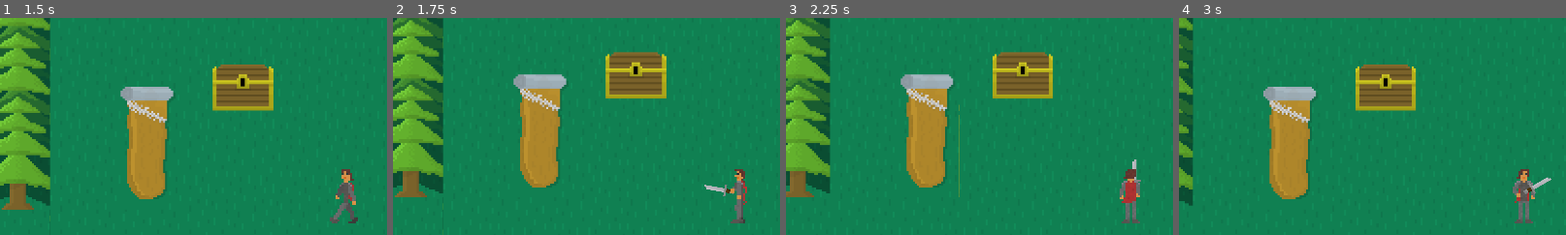
Above: before the commit, frames 1-4 (left to right).
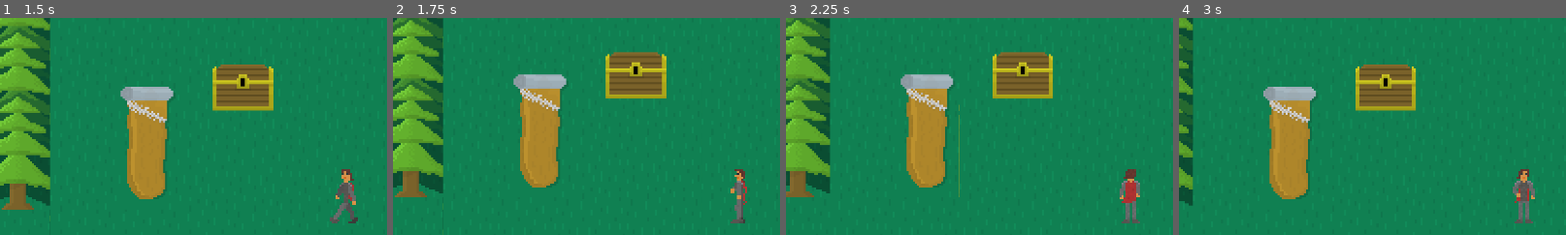
Above: after the commit, the same moments.

Repository: Flying-Octopus-Team/New-Lands
Game: Godot game, scene res://Hub/Hub.tscn
The game is run twice, just before and just after one commit, with the same random seed, the same clock (stepped at 60 frames per second) and the same inputs. The engine's default icon, where the game draws it, is replaced by a stand-in: a white triangle on a blue panel in a dark square.
Inputs (mouse positions are % of the whole screen's width and height, from its top left):
- Up to frame 1 (1.5 s): tap Enter (ui_accept) at 0.5, 0.77, 0.8, 1.07, 1.35 s; move the mouse to (72, 45) at 0.52 s; hold Right (ui_right) 0.53-1.28 s; click (72, 45) at 0.6 s; move the mouse to (30, 55) at 1.27 s; hold Down (ui_down) from 1.28 s (still down)
- Up to frame 2 (1.75 s): keep holding Down (ui_down); tap Enter (ui_accept) at 1.52 s; click (30, 55) at 1.55 s
- Up to frame 3 (2.25 s): tap Enter (ui_accept) at 1.82 s; move the mouse to (60, 28) at 2.02 s; release Down (ui_down) at 2.03 s; hold Right (ui_right) from 2.03 s (still down); click (60, 28) at 2.1 s
- Up to frame 4 (3 s): tap Enter (ui_accept) at 2.3 s; move the mouse to (45, 70) at 2.77 s; release Right (ui_right) at 2.78 s; hold Up (ui_up) from 2.78 s (still down); click (45, 70) at 2.85 s
The pictures show only the part of the screen within x 6-56%, y 10-60%; the shares and areas given below are measured in that part.

Frame 1 is identical in both runs. In frame 2, 0.1% of the frame differs, in the area x 80-88%, y 76-83%; in frame 3, less than 0.1%; in frame 4, 0.2%, in the area x 88-97%, y 73-82%.
Error after the commit: Attempt to call function 'set' in base 'null instance' on a null instance. (res://Entities/Player/Player.gd:58)

Commit message:
Items now drop from enemies
Can be picked up by pressing space

Diff:
--- a/Assets/Tilesets/tileset_area1.tres
+++ b/Assets/Tilesets/tileset_area1.tres
@@ -30,6 +30,11 @@
 0/tile_mode = 0
 0/occluder_offset = Vector2( 0, 0 )
 0/navigation_offset = Vector2( 0, 0 )
+0/shape_offset = Vector2( 0, 0 )
+0/shape_transform = Transform2D( 1, 0, 0, 1, 0, 0 )
+0/shape = SubResource( 1 )
+0/shape_one_way = false
+0/shape_one_way_margin = 1.0
 0/shapes = [ {
 "autotile_coord": Vector2( 0, 0 ),
 "one_way": false,
@@ -46,6 +51,11 @@
 1/tile_mode = 0
 1/occluder_offset = Vector2( 0, 0 )
 1/navigation_offset = Vector2( 0, 0 )
+1/shape_offset = Vector2( 0, 0 )
+1/shape_transform = Transform2D( 1, 0, 0, 1, 0, 0 )
+1/shape = SubResource( 2 )
+1/shape_one_way = false
+1/shape_one_way_margin = 1.0
 1/shapes = [ {
 "autotile_coord": Vector2( 0, 0 ),
 "one_way": false,
@@ -62,6 +72,11 @@
 2/tile_mode = 0
 2/occluder_offset = Vector2( 0, 0 )
 2/navigation_offset = Vector2( 0, 0 )
+2/shape_offset = Vector2( 0, 0 )
+2/shape_transform = Transform2D( 1, 0, 0, 1, 0, 0 )
+2/shape = SubResource( 3 )
+2/shape_one_way = false
+2/shape_one_way_margin = 1.0
 2/shapes = [ {
 "autotile_coord": Vector2( 0, 0 ),
 "one_way": false,
@@ -78,6 +93,11 @@
 3/tile_mode = 0
 3/occluder_offset = Vector2( 0, 0 )
 3/navigation_offset = Vector2( 0, 0 )
+3/shape_offset = Vector2( 0, 0 )
+3/shape_transform = Transform2D( 1, 0, 0, 1, 0, 0 )
+3/shape = SubResource( 4 )
+3/shape_one_way = false
+3/shape_one_way_margin = 1.0
 3/shapes = [ {
 "autotile_coord": Vector2( 0, 0 ),
 "one_way": false,
@@ -94,6 +114,11 @@
 4/tile_mode = 0
 4/occluder_offset = Vector2( 0, 0 )
 4/navigation_offset = Vector2( 0, 0 )
+4/shape_offset = Vector2( 0, 0 )
+4/shape_transform = Transform2D( 1, 0, 0, 1, 0, 0 )
+4/shape = SubResource( 5 )
+4/shape_one_way = false
+4/shape_one_way_margin = 1.0
 4/shapes = [ {
 "autotile_coord": Vector2( 0, 0 ),
 "one_way": false,
@@ -111,5 +136,9 @@
 5/occluder_offset = Vector2( 0, 0 )
 5/navigation_offset = Vector2( 0, 0 )
 5/navigation = SubResource( 6 )
+5/shape_offset = Vector2( 0, 0 )
+5/shape_transform = Transform2D( 1, 0, 0, 1, 0, 0 )
+5/shape_one_way = false
+5/shape_one_way_margin = 0.0
 5/shapes = [  ]
 5/z_index = 0
--- a/Entities/Enemies/shared/Enemy.gd
+++ b/Entities/Enemies/shared/Enemy.gd
@@ -3,6 +3,7 @@
 export var movement_speed = 150
 export var health = 100
 export var damage = 20
+export var drop_chance = 30
 
 onready var  animationTree = $AnimationTree
 onready var animationState = animationTree.get('parameters/playback')
@@ -84,8 +85,31 @@
 		die()
 
 func die():
+	randomize()
+	if randi() % 100 < drop_chance:
+		drop_item()
 	self.queue_free()
 
 func get_path_to_target(target):
 	var path = map.get_simple_path(global_position, target.global_position, false)
 	return path
+
+func drop_item():
+	var rarity_tier = EquipmentManager.items[get_weighted_random_rarity()]
+	var item = rarity_tier[randi() % rarity_tier.size()].instance()
+	item.get_node("Sprite").texture = item.texture
+	item.global_position = global_position
+	get_parent().get_parent().add_child(item)
+
+func get_weighted_random_rarity():
+	var random_number =  randi() % 32
+	if random_number < 16:
+		return EquipmentManager.RARITIES.COMMON
+	elif random_number < 24:
+		return EquipmentManager.RARITIES.UNCOMMON
+	elif random_number < 28:
+		return EquipmentManager.RARITIES.RARE
+	elif random_number < 31:
+		return EquipmentManager.RARITIES.EPIC
+	else:
+		return EquipmentManager.RARITIES.LEGENDARY
--- a/Entities/Player/Player.tscn
+++ b/Entities/Player/Player.tscn
@@ -1,7 +1,8 @@
-[gd_scene load_steps=43 format=2]
+[gd_scene load_steps=44 format=2]
 
 [ext_resource path="res://Entities/Player/Player.gd" type="Script" id=1]
 [ext_resource path="res://Entities/Player/graphics/player_spritesheet.png" type="Texture" id=2]
+[ext_resource path="res://Items/Weapons/shared/Weapon.gd" type="Script" id=3]
 [ext_resource path="res://Items/Weapons/Swords/BaseSword.tscn" type="PackedScene" id=4]
 [ext_resource path="res://Entities/shared/HitboxArea.tscn" type="PackedScene" id=5]
 
@@ -321,11 +322,15 @@
 position = Vector2( 43.6448, 30.6826 )
 rotation = 0.0
 z_index = 0
+script = ExtResource( 3 )
+
+[node name="CollisionShape2D" parent="Weapon" index="2"]
+disabled = true
 
 [node name="AnimationTree" parent="Weapon" index="3"]
 parameters/playback = SubResource( 1 )
 
-[node name="CollisionShape2D" type="CollisionShape2D" parent="."]
+[node name="PlayerShape" type="CollisionShape2D" parent="."]
 position = Vector2( 4.21057, 59.9999 )
 shape = SubResource( 2 )
 
--- a/Items/Weapons/Swords/shared/Sword.tscn
+++ b/Items/Weapons/Swords/shared/Sword.tscn
@@ -311,45 +311,48 @@
 "values": [ true, false ]
 }
 
-[sub_resource type="AnimationNodeAnimation" id=5]
+[sub_resource type="RectangleShape2D" id=5]
+extents = Vector2( 10, 77 )
+
+[sub_resource type="AnimationNodeAnimation" id=6]
 animation = "SwordAttackDown"
 
-[sub_resource type="AnimationNodeAnimation" id=6]
+[sub_resource type="AnimationNodeAnimation" id=7]
 animation = "SwordAttackRigth"
 
-[sub_resource type="AnimationNodeAnimation" id=7]
+[sub_resource type="AnimationNodeAnimation" id=8]
 animation = "SwordAttackLeft"
 
-[sub_resource type="AnimationNodeAnimation" id=8]
+[sub_resource type="AnimationNodeAnimation" id=9]
 animation = "SwordAttackUp"
 
-[sub_resource type="AnimationNodeBlendSpace2D" id=9]
-blend_point_0/node = SubResource( 5 )
+[sub_resource type="AnimationNodeBlendSpace2D" id=10]
+blend_point_0/node = SubResource( 6 )
 blend_point_0/pos = Vector2( 0, 1 )
-blend_point_1/node = SubResource( 6 )
+blend_point_1/node = SubResource( 7 )
 blend_point_1/pos = Vector2( 1, 0 )
-blend_point_2/node = SubResource( 7 )
+blend_point_2/node = SubResource( 8 )
 blend_point_2/pos = Vector2( -1, 0 )
-blend_point_3/node = SubResource( 8 )
+blend_point_3/node = SubResource( 9 )
 blend_point_3/pos = Vector2( 0, -1 )
 
-[sub_resource type="AnimationNodeBlendSpace2D" id=10]
-
-[sub_resource type="AnimationNodeStateMachineTransition" id=11]
+[sub_resource type="AnimationNodeBlendSpace2D" id=11]
 
 [sub_resource type="AnimationNodeStateMachineTransition" id=12]
+
+[sub_resource type="AnimationNodeStateMachineTransition" id=13]
 switch_mode = 2
 auto_advance = true
 
-[sub_resource type="AnimationNodeStateMachine" id=13]
-states/Attack/node = SubResource( 9 )
+[sub_resource type="AnimationNodeStateMachine" id=14]
+states/Attack/node = SubResource( 10 )
 states/Attack/position = Vector2( 581, 99 )
-states/Nothing/node = SubResource( 10 )
+states/Nothing/node = SubResource( 11 )
 states/Nothing/position = Vector2( 383, 99 )
-transitions = [ "Nothing", "Attack", SubResource( 11 ), "Attack", "Nothing", SubResource( 12 ) ]
+transitions = [ "Nothing", "Attack", SubResource( 12 ), "Attack", "Nothing", SubResource( 13 ) ]
 start_node = "Nothing"
 
-[sub_resource type="AnimationNodeStateMachinePlayback" id=14]
+[sub_resource type="AnimationNodeStateMachinePlayback" id=15]
 
 [node name="Sword" instance=ExtResource( 1 )]
 visible = false
@@ -383,11 +386,12 @@
 [node name="CollisionShape2D" parent="." index="2"]
 visible = false
 position = Vector2( -0.630249, -76.2602 )
+shape = SubResource( 5 )
 
 [node name="AnimationTree" type="AnimationTree" parent="." index="3"]
-tree_root = SubResource( 13 )
+tree_root = SubResource( 14 )
 anim_player = NodePath("../AnimationPlayer")
 active = true
-parameters/playback = SubResource( 14 )
+parameters/playback = SubResource( 15 )
 parameters/Attack/blend_position = Vector2( -0.00345421, -0.0258621 )
 parameters/Nothing/blend_position = Vector2( 0, 0 )
--- a/Items/shared/Item.gd
+++ b/Items/shared/Item.gd
@@ -9,3 +9,19 @@
 export var magic_modifier : int
 export var damage_modifier : int
 export var attack_speed_modifier : float
+var player_nearby = false
+
+func _process(delta):
+	if player_nearby:
+		if Input.is_action_just_pressed("ui_accept"):
+			EquipmentManager.chest.append(duplicate())
+			queue_free()
+
+func _on_Item_body_entered(body):
+	if body.name == "Player":
+		player_nearby = true
+
+
+func _on_Item_body_exited(body):
+	if body.name == "Player":
+		player_nearby = false
--- a/Items/shared/Item.tscn
+++ b/Items/shared/Item.tscn
@@ -3,7 +3,7 @@
 [ext_resource path="res://Items/shared/Item.gd" type="Script" id=1]
 
 [sub_resource type="RectangleShape2D" id=1]
-extents = Vector2( 10, 77 )
+extents = Vector2( 74.4416, 77 )
 
 [node name="Item" type="Area2D"]
 script = ExtResource( 1 )
@@ -12,3 +12,5 @@
 
 [node name="CollisionShape2D" type="CollisionShape2D" parent="."]
 shape = SubResource( 1 )
+[connection signal="body_entered" from="." to="." method="_on_Item_body_entered"]
+[connection signal="body_exited" from="." to="." method="_on_Item_body_exited"]
--- a/Save/worn_items.json
+++ b/Save/worn_items.json
@@ -1 +1 @@
-{"Axe":null,"Boots":null,"Chestplate":null,"Gloves":null,"Helmet":null,"Necklace":null,"Ring":"res://Items/Equipment/Rings/BaseRing.tscn","Spear":null,"Sword":"res://Items/Weapons/Swords/BaseSword.tscn"}
+{"Axe":null,"Boots":null,"Chestplate":null,"Gloves":null,"Helmet":null,"Necklace":null,"Ring":null,"Spear":null,"Sword":"res://Items/Weapons/Swords/BaseSword.tscn"}
--- a/Scripts/EquipmentManager.gd
+++ b/Scripts/EquipmentManager.gd
@@ -31,25 +31,25 @@
 }
 
 var items= {
-	RARITIES.COMMON: [load("res://Items/Equipment/Chestplates/BaseChestplate.tscn").instance(),
-	load("res://Items/Equipment/Helmets/BaseHelmet.tscn").instance(),
-	load("res://Items/Equipment/Boots/BaseBoots.tscn").instance(),
-	load("res://Items/Equipment/Gloves/BaseGloves.tscn").instance(),
-	load("res://Items/Equipment/Rings/BaseRing.tscn").instance(),
-	load("res://Items/Equipment/Necklaces/BaseNecklace.tscn").instance()],
-	RARITIES.UNCOMMON: [load("res://Items/Equipment/Chestplates/UpgradedChestplate.tscn").instance(),
-	load("res://Items/Equipment/Helmets/UpgradedHelmet.tscn").instance(),
-	load("res://Items/Equipment/Boots/UpgradedBoots.tscn").instance(),
-	load("res://Items/Equipment/Gloves/UpgradedGloves.tscn").instance(),
-	load("res://Items/Equipment/Rings/GoldKnightRing.tscn").instance(),
-	load("res://Items/Equipment/Necklaces/GoldKnightNecklace.tscn").instance()],
-	RARITIES.RARE: [load("res://Items/Equipment/Helmets/CrusaderHelmet.tscn").instance(),
-	load("res://Items/Equipment/Rings/BattlemageRing.tscn").instance()],
-	RARITIES.EPIC: [load("res://Items/Equipment/Necklaces/MerlinsApprenticeNacklace.tscn").instance()],
-	RARITIES.LEGENDARY: [load("res://Items/Equipment/Helmets/HelmetOfAvalonTears.tscn").instance()],
+	RARITIES.COMMON: [load("res://Items/Equipment/Chestplates/BaseChestplate.tscn"),
+	load("res://Items/Equipment/Helmets/BaseHelmet.tscn"),
+	load("res://Items/Equipment/Boots/BaseBoots.tscn"),
+	load("res://Items/Equipment/Gloves/BaseGloves.tscn"),
+	load("res://Items/Equipment/Rings/BaseRing.tscn"),
+	load("res://Items/Equipment/Necklaces/BaseNecklace.tscn")],
+	RARITIES.UNCOMMON: [load("res://Items/Equipment/Chestplates/UpgradedChestplate.tscn"),
+	load("res://Items/Equipment/Helmets/UpgradedHelmet.tscn"),
+	load("res://Items/Equipment/Boots/UpgradedBoots.tscn"),
+	load("res://Items/Equipment/Gloves/UpgradedGloves.tscn"),
+	load("res://Items/Equipment/Rings/GoldKnightRing.tscn"),
+	load("res://Items/Equipment/Necklaces/GoldKnightNecklace.tscn")],
+	RARITIES.RARE: [load("res://Items/Equipment/Helmets/CrusaderHelmet.tscn"),
+	load("res://Items/Equipment/Rings/BattlemageRing.tscn")],
+	RARITIES.EPIC: [load("res://Items/Equipment/Necklaces/MerlinsApprenticeNacklace.tscn")],
+	RARITIES.LEGENDARY: [load("res://Items/Equipment/Helmets/HelmetOfAvalonTears.tscn")],
 }
 
-var chest = [items[RARITIES.COMMON][0]]
+var chest = [items[RARITIES.COMMON][0].instance()]
 
 var worn_items = {
 	"Sword": load("res://Items/Weapons/Swords/BaseSword.tscn").instance(),
Not shown: 3 places in Entities/Player/Player.tscn that only renumber resources
Not shown: 1 places in Items/Weapons/Swords/shared/Sword.tscn that only renumber resources
